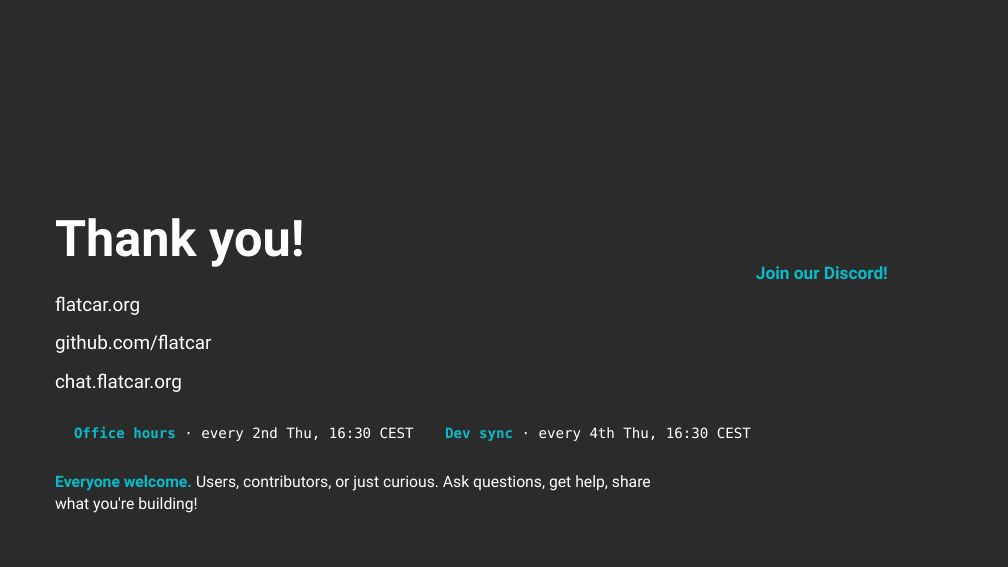
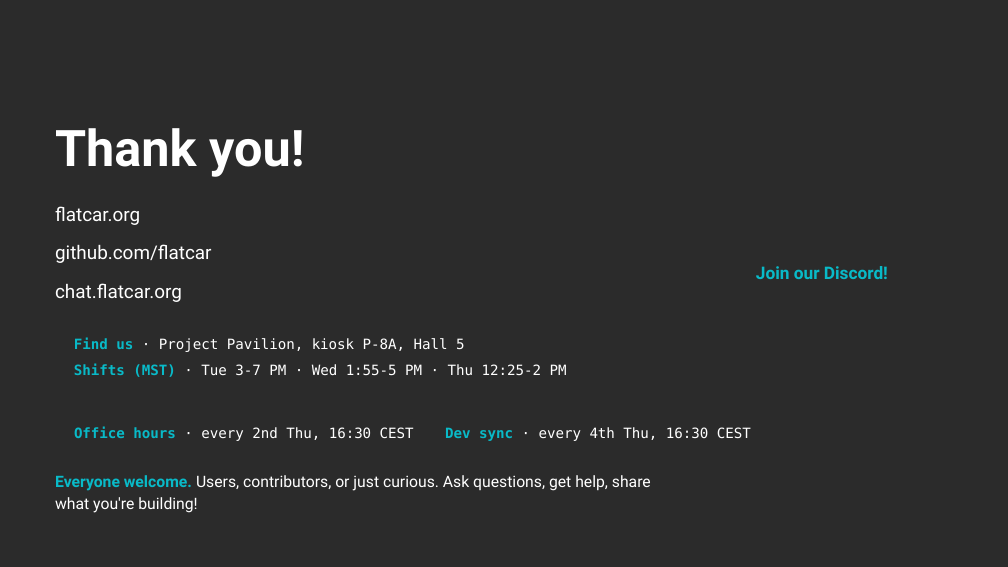
Before and after one commit to John15321/kubecon-na-2026-, a slide deck: slide 48 of build/slides-native.pptx (slide 47 before the commit). Drawn at 1008x567 pixels with LibreOffice and Linux fonts; fonts in the diff are those of the drawing; background and template pictures are left out; a plain dark background stands for a picture behind light text. Boxes give left, top, right and bottom in pixels: in the first picture for what was removed or moved away, otherwise in the second. Text is boxed around its words. In the diff, an @@ line names an element or a change of style, - is before the commit and + after.

```diff
--- a/build/slides-native.pptx
+++ b/build/slides-native.pptx
@@ text "Thank you!": place and size @@
-text "Thank you!" at [55, 218, 304, 267]
+text "Thank you!" at [55, 128, 304, 177]
@@ text at [55, 206, 140, 225]: text changed @@
-chat.flatcar.org
+flatcar.org
@@ text "github.com/flatcar": place and size @@
-text "github.com/flatcar" at [55, 334, 211, 353]
+text "github.com/flatcar" at [55, 244, 211, 263]
@@ text at [55, 283, 182, 302]: text changed @@
-flatcar.org
+chat.flatcar.org
@@ text added at [74, 337, 465, 352], 13.5 pt, text #FFFFFF @@
+Find us · Project Pavilion, kiosk P-8A, Hall 5
@@ text added at [74, 364, 567, 377], 13.5 pt, text #FFFFFF @@
+Shifts (MST) · Tue 3-7 PM · Wed 1:55-5 PM · Thu 12:25-2 PM
```
Also in this commit, not shown: 1 slide added, 6 other files.
